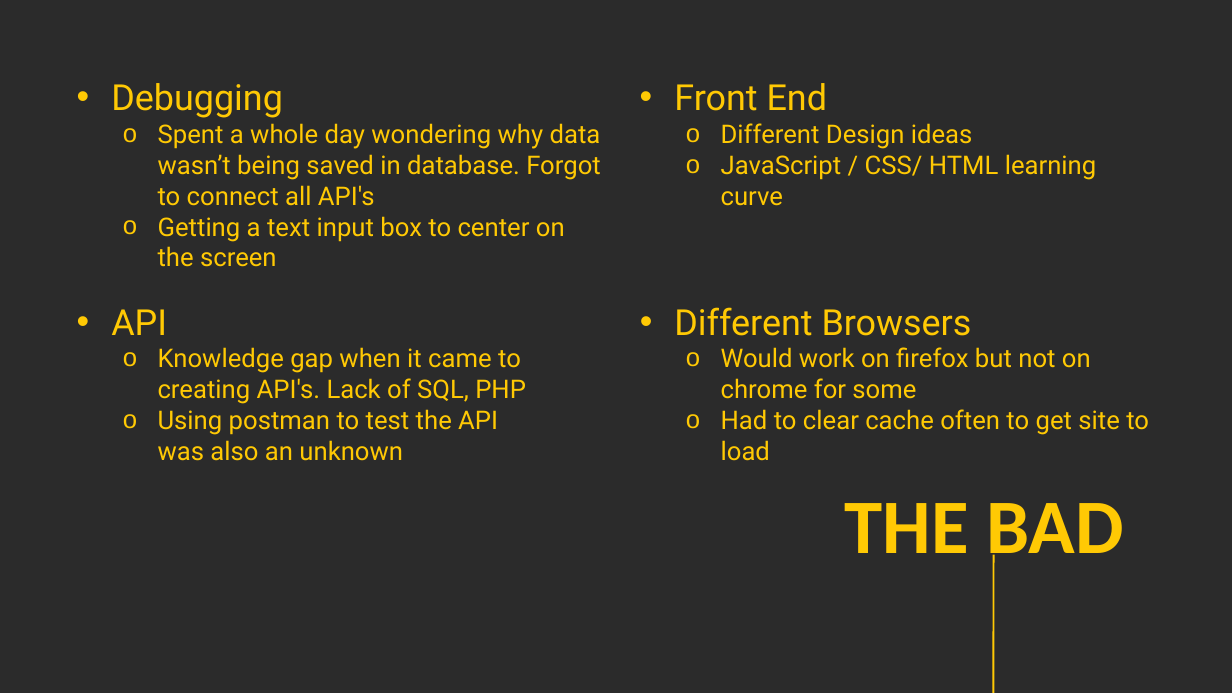
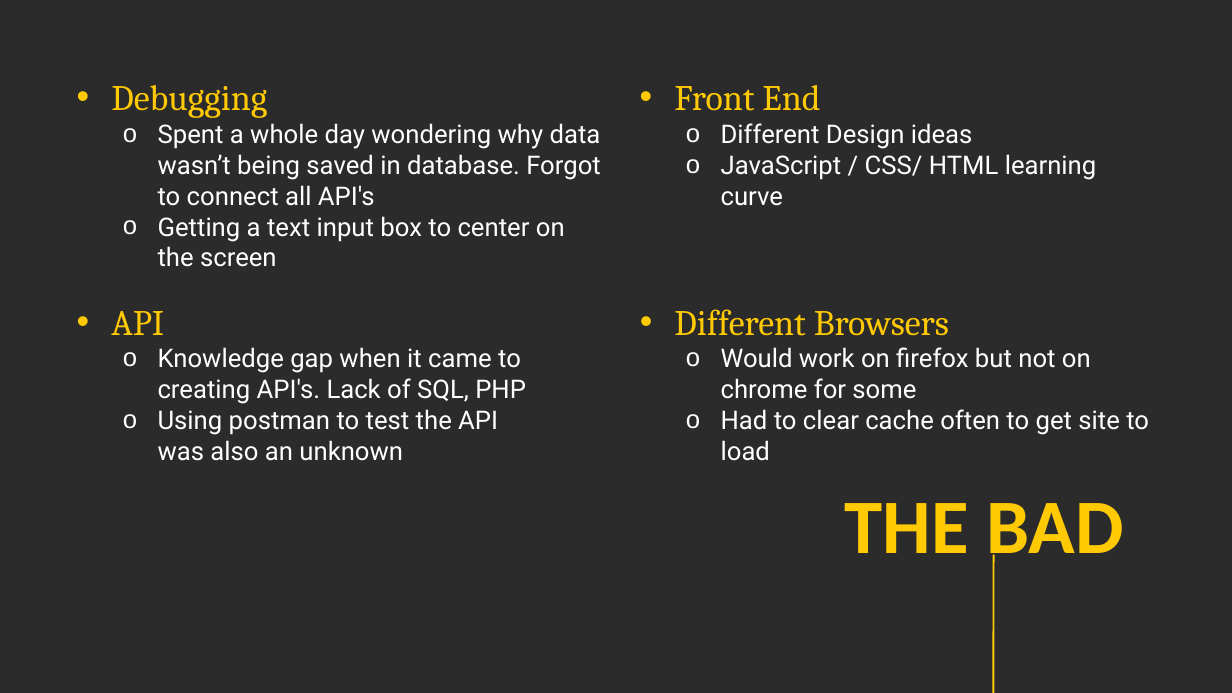
Before and after one commit to BrandalfGray/Processes, a slide deck: slide 6 of Presentation 4.pptx. Drawn at 1232x693 pixels with LibreOffice and Linux fonts; fonts in the diff are those of the drawing; background and template pictures are left out; a plain dark background stands for a picture behind light text. Boxes give left, top, right and bottom in pixels: in the first picture for what was removed or moved away, otherwise in the second. Text is boxed around its words. In the diff, an @@ line names an element or a change of style, - is before the commit and + after.

```diff
--- a/Presentation 4.pptx
+++ b/Presentation 4.pptx
@@ text "Debugging" at [111,85,601,267]: font Roboto to Cambria in "Debugging"; text colour #FFC904 to #FFFFFF @@
@@ text "Front End" at [674,85,1097,206]: font Roboto to Cambria in "Front End"; text colour #FFC904 to #FFFFFF in "Different Design ideas", "JavaScript / CSS/ HTML learning curve" @@
@@ text "API" at [111,311,526,461]: font Roboto to Cambria in "API"; text colour #FFC904 to #FFFFFF @@
@@ text "Different Browsers" at [674,309,1149,461]: font Roboto to Cambria in "Different Browsers"; text colour #FFC904 to #FFFFFF in "Would work on firefox but not on ...", "Had to clear cache often to get ..." @@
```
Also in this commit, not shown: 5 other slides changed, 4 slides added.
